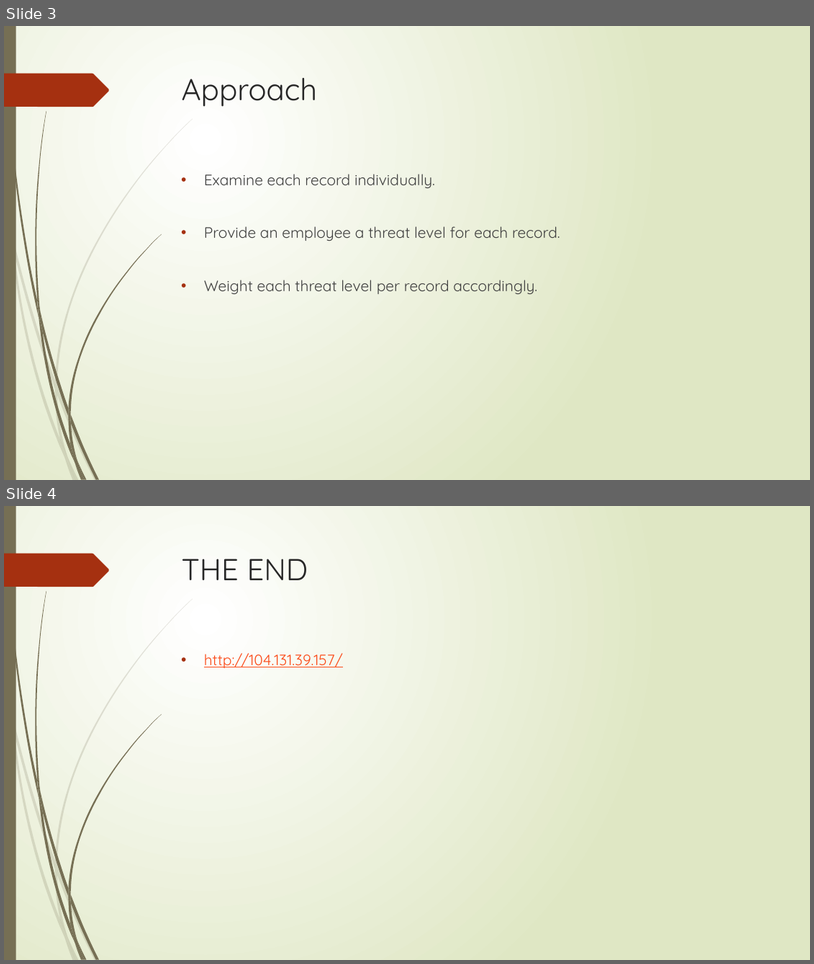
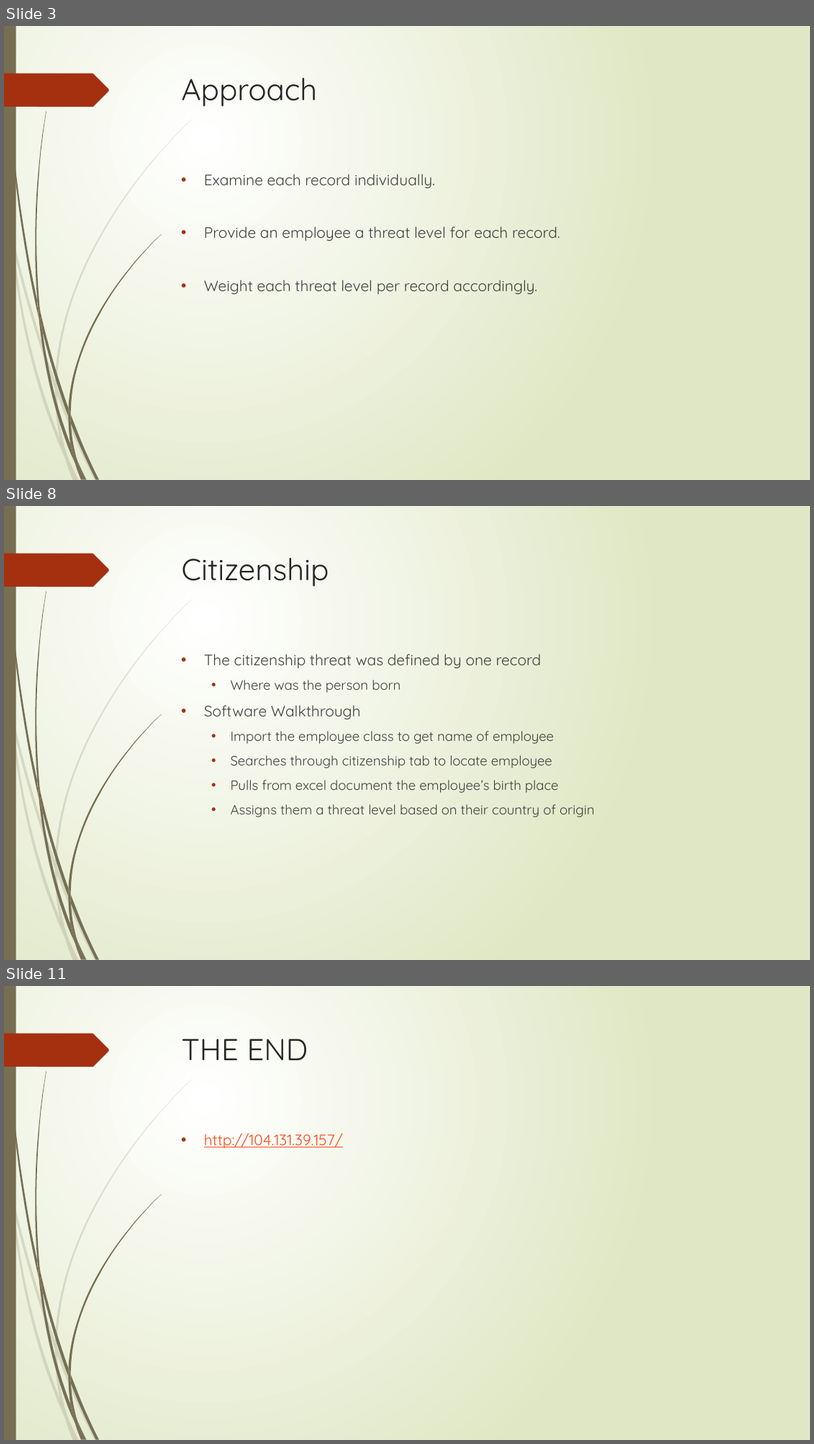
Before and after one commit to jschweizer36/Flyguys, a slide deck: Data Analytics Challenge Final PowerPoint.pptx. Shown one above the other, each under a label of ours: slides 3 and 4 before the commit, slides 3, 8 and 11 after it; the slides between them are not shown. The pictures are 814x964 and 814x1444 pixels, drawn with LibreOffice and Linux fonts; fonts in the diff are those of the drawing. Boxes give left, top, right and bottom in pixels: in the first picture for what was removed or moved away, otherwise in the second. Text is boxed around its words. In the diff, an @@ line names an element or a change of style, - is before the commit and + after.

Commit message:
created a couple of slides for the document

```diff
--- a/Data Analytics Challenge Final PowerPoint.pptx
+++ b/Data Analytics Challenge Final PowerPoint.pptx
@@ slide 8 added at (4, 506, 810, 960), background gradient #FFFFFF to #DFE8C4; not listed: 24 template elements that a slide beside it also shows @@
@@ title added at (182, 558, 329, 587), 36 pt, text #262626 @@
+Citizenship
@@ text added at (204, 654, 595, 817), 16 pt, text #404040 @@
+• The citizenship threat was defined by one record
+  • Where was the person born
+• Software Walkthrough
+  • Import the employee class to get name of employee
+  • Searches through citizenship tab to locate employee
+  • Pulls from excel document the employee’s birth place
+  • Assigns them a threat level based on their country of origin
@@ what was slide 4 is now slide 11 @@
```
Also in this commit, not shown: 1 slide changed, 6 other slides added.
